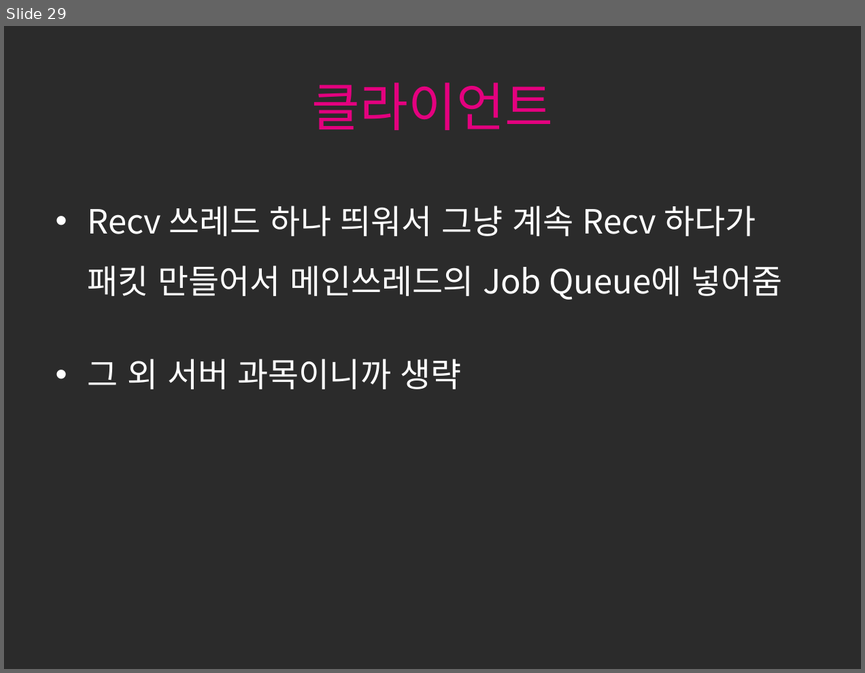
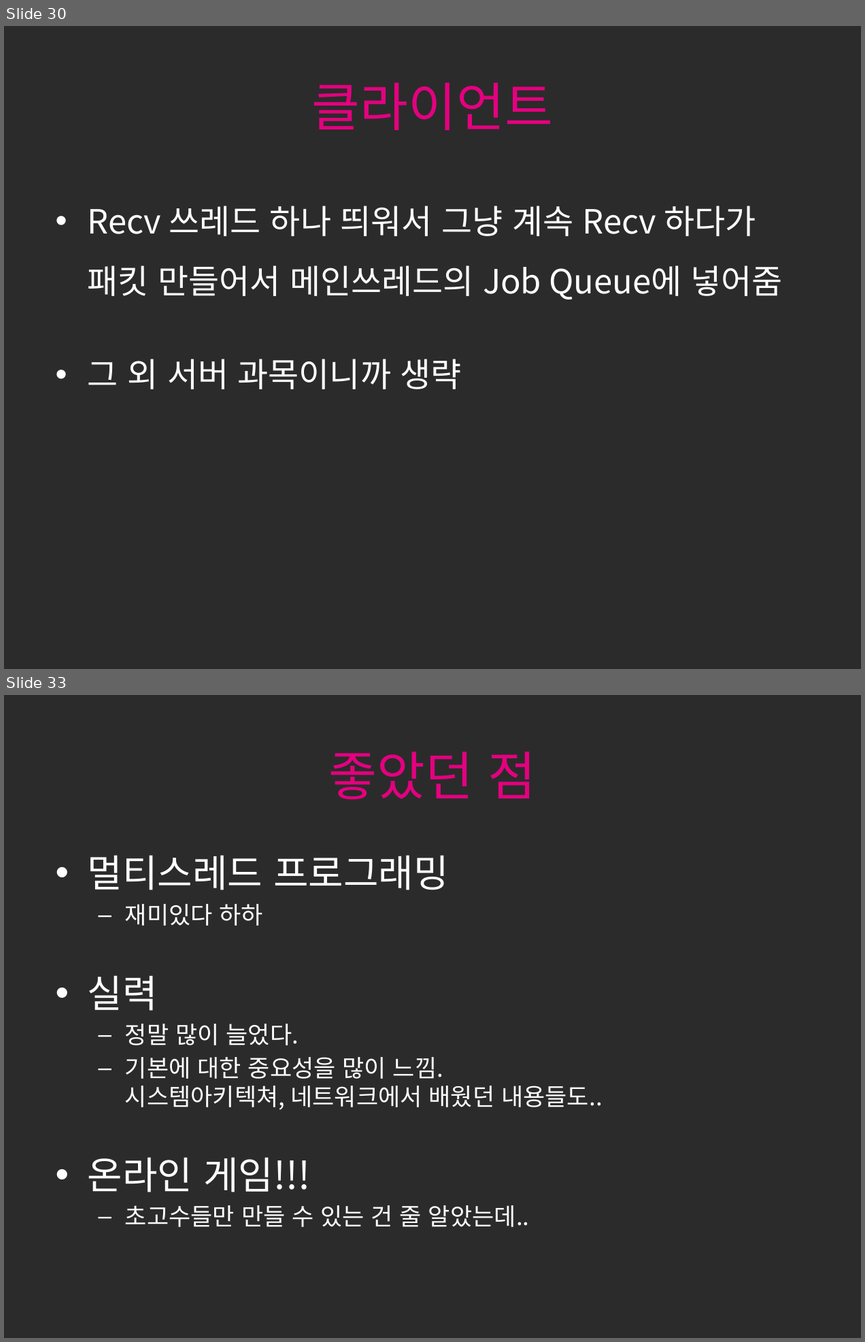
Before and after one commit to seokmin/2016ServerProject, a slide deck: 서버프로젝트.pptx. Shown one above the other, each under a label of ours: slide 29 before the commit, slides 30 and 33 after it; the slides between them are not shown. The pictures are 865x673 and 865x1342 pixels, drawn with LibreOffice and Linux fonts; fonts in the diff are those of the drawing; background and template pictures are left out; a plain dark background stands for a picture behind light text. Boxes give left, top, right and bottom in pixels: in the first picture for what was removed or moved away, otherwise in the second. Text is boxed around its words. In the diff, an @@ line names an element or a change of style, - is before the commit and + after.

```diff
--- a/서버프로젝트.pptx
+++ b/서버프로젝트.pptx
@@ slide 33 added at (4, 695, 861, 1338), background picture (left out) @@
@@ title added at (328, 751, 536, 800), 44 pt, text #E4007F @@
+좋았던 점
@@ text added at (88, 855, 602, 1227), 20 pt, text #FFFFFF @@
+• 멀티스레드 프로그래밍
+  – 재미있다 하하
+• 실력
+  – 정말 많이 늘었다.
+  – 기본에 대한 중요성을 많이 느낌.
+    시스템아키텍쳐, 네트워크에서 배웠던 내용들도..
+• 온라인 게임!!!
+  – 초고수들만 만들 수 있는 건 줄 알았는데..
@@ what was slide 29 is now slide 30 @@
```
Also in this commit, not shown: 3 slides changed, 2 other slides added, 1 slide removed.
